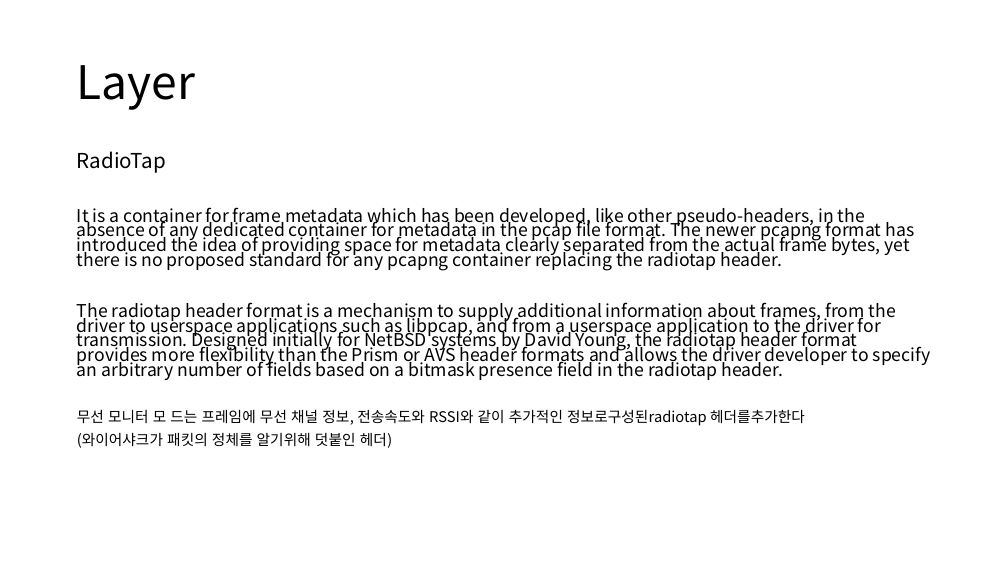
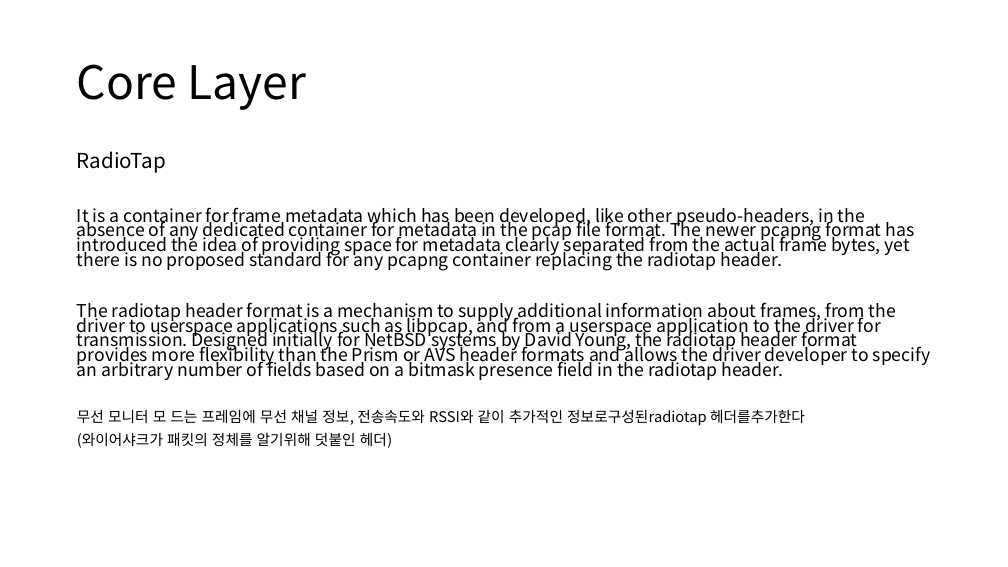
Before and after one commit to gunwooKim-Korea/network-fuzzer, a slide deck: slide 44 of networkfuzzer/Network fuzzer.pptx (slide 53 before the commit). Drawn at 1008x567 pixels with LibreOffice and Linux fonts; fonts in the diff are those of the drawing. Boxes give left, top, right and bottom in pixels: in the first picture for what was removed or moved away, otherwise in the second. Text is boxed around its words. In the diff, an @@ line names an element or a change of style, - is before the commit and + after.

```diff
--- a/networkfuzzer/Network fuzzer.pptx
+++ b/networkfuzzer/Network fuzzer.pptx
@@ title at (77,64,306,110): text changed @@
-Layer
+Core Layer
```
Also in this commit, not shown: 2 other slides changed, 6 slides added, 5 slides removed.
